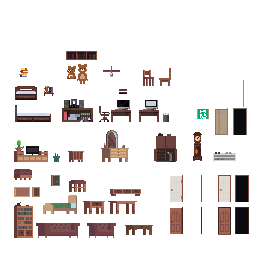
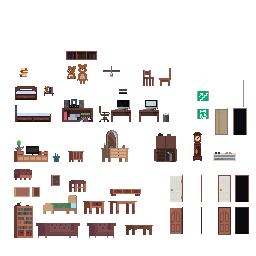
Before/after of a 256 x 256 layered artwork. What changed in the layer stack:
added layer "레이어 49" (1st of 2) above "레이어 49" over [197, 91, 209, 101]